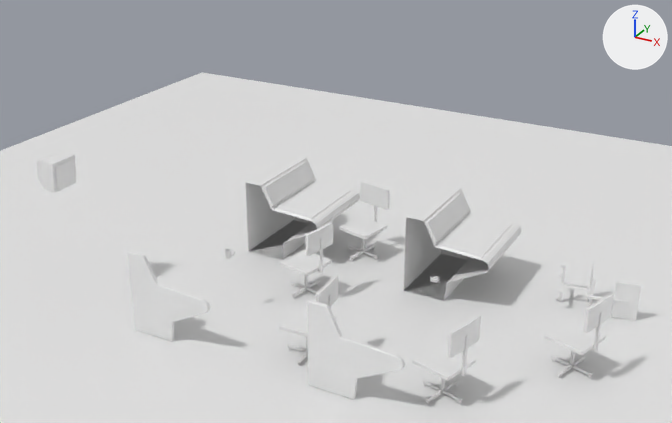
The COLLADA model Blocking/World/World1Blocking/World1Blocking.dae: old version first, new version second.
Rendered twice from a camera (50 mm lens) standing at (6.24, -11.41, 7.21) and looking at (0.03, -0.12, 1.57). Lighting does not change. The marker at upper right points along +X, +Y and +Z. Where no turn or scale is listed for an object, it has been applied to the vertices.

Before the edit, the objects in view are built like this:
```python
me_monitorblocking_mesh = bpy.data.meshes.new('MonitorBlocking_Mesh')
me_monitorblocking_mesh.from_pydata(...)  # 96 vertices, 94 faces; spans x -0.298..0.175, y -0.242..0.242, z -0.253..0.247
me_terminalblocking_large_mesh_003 = bpy.data.meshes.new('TerminalBlocking_Large_Mesh.003')
me_terminalblocking_large_mesh_003.from_pydata(...)  # 36 vertices, 26 faces; spans x 0.0..1.4, y -0.75..0.75, z 0.0..1.3
me_terminalblocking_large_mesh_004 = bpy.data.meshes.new('TerminalBlocking_Large_Mesh.004')
me_terminalblocking_large_mesh_004.from_pydata(...)  # 36 vertices, 26 faces; spans x 0.0..1.4, y -0.75..0.75, z 0.0..1.3
ob_monitorblocking_proxy = bpy.data.objects.new('MonitorBlocking_proxy', me_monitorblocking_mesh)
ob_monitorblocking_proxy.location = (-4.0, -1.7, 2.0)
ob_terminalblocking_large_proxy_004 = bpy.data.objects.new('TerminalBlocking_Large_proxy.004', me_terminalblocking_large_mesh_003)
ob_terminalblocking_large_proxy_004.location = (-2.2, 1.5, 0.0)
ob_terminalblocking_large_proxy_005 = bpy.data.objects.new('TerminalBlocking_Large_proxy.005', me_terminalblocking_large_mesh_004)
ob_terminalblocking_large_proxy_005.location = (0.8, 1.5, 0.0)
# also in view: 'TerminalBlocking_LeftEndCap_proxy.001' at (-1.5, -2.28, 0.65); 'ChairBlocking_proxy.002' at (0.43, -1.64, 0.6); 'ChairBlocking_proxy.004' at (3.82, -0.21, 0.6); 'Floor' at (0.0, 0.0, 0.0); 'ChairBlocking_proxy.001' at (-0.37, 1.61, 0.6)
```
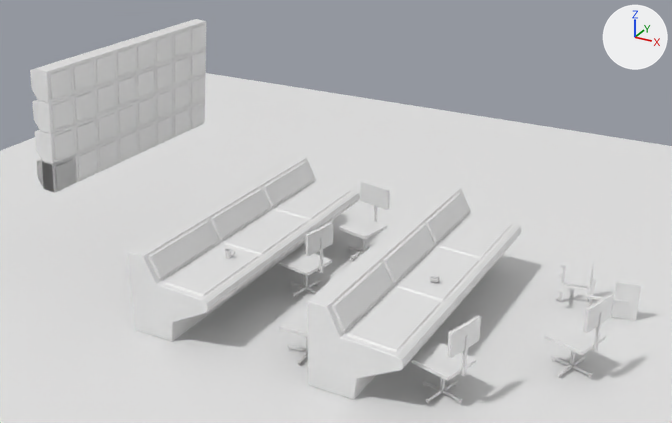
Changed parts and their boxes (x1, y1, x2, y2) in the pictures (672 x 423 px):
```json
{"object": "MonitorBlocking_proxy.001", "change": "added", "after": [30, 19, 206, 192]}
{"object": "TerminalBlocking_Large_proxy.005", "change": "reshaped", "before": [404, 185, 521, 301], "after": [309, 185, 521, 397], "on screen": "81% wider, 82% taller"}
{"object": "TerminalBlocking_Large_proxy.004", "change": "reshaped", "before": [246, 156, 359, 260], "after": [129, 156, 359, 340], "on screen": "103% wider, 76% taller"}
{"part": 1, "of": "me_terminalblocking_large_mesh_003", "change": "added", "after": [129, 183, 317, 340]}
{"part": 2, "of": "me_terminalblocking_large_mesh_004", "change": "added", "after": [309, 217, 489, 397]}
```

Edits to the scene script, one JSON object a line:
```json
{"block": "me_terminalblocking_large_mesh_003", "where": "# used by ob_terminalblocking_large_proxy_004; location = (-2.2, 1.5, 0.0)"}
{"op": "remove", "block": "me_terminalblocking_large_mesh_003", "code": "me_terminalblocking_large_mesh_003.from_pydata(...)  # 36 vertices, 26 faces; spans x 0.0..1.4, y -0.75..0.75, z 0.0..1.3"}
{"op": "add", "block": "me_terminalblocking_large_mesh_003", "code": "me_terminalblocking_large_mesh_003.from_pydata(...)  # 88 vertices, 78 faces; spans x 0.0..1.4, y -3.75..0.75, z 0.0..1.3"}
{"block": "me_terminalblocking_large_mesh_003", "change": "me_terminalblocking_large_mesh_003 part 1"}
{"block": "me_terminalblocking_large_mesh_003", "change": "16 vertices are added at x 0.31..1.26, y -3.72..-2.19, z 0.86..1.27"}
{"block": "me_terminalblocking_large_mesh_003", "change": "10 new vertices lie (0.0, -1.5, 0.0) away from vertices in x 0.0..1.4, y -0.75, z 0.0..1.3"}
{"block": "me_terminalblocking_large_mesh_003", "change": "10 new vertices lie (0.0, -1.5, 0.0) away from vertices in x 0.0..1.4, y -2.25, z 0.0..1.3"}
{"block": "me_terminalblocking_large_mesh_003", "change": "8 new vertices lie (0.0, 1.44, 0.0) away from vertices in x 0.31..1.26, y -3.72..-2.22, z 0.86..1.27"}
{"block": "me_terminalblocking_large_mesh_003", "change": "8 new vertices lie (0.0, 1.38, 0.0) away from vertices in x 0.35..1.25, y -3.69..-2.19, z 0.88..1.26"}
{"block": "me_terminalblocking_large_mesh_003", "change": "52 new faces join them"}
{"block": "me_terminalblocking_large_mesh_004", "where": "# used by ob_terminalblocking_large_proxy_005; location = (0.8, 1.5, 0.0)"}
{"op": "remove", "block": "me_terminalblocking_large_mesh_004", "code": "me_terminalblocking_large_mesh_004.from_pydata(...)  # 36 vertices, 26 faces; spans x 0.0..1.4, y -0.75..0.75, z 0.0..1.3"}
{"op": "add", "block": "me_terminalblocking_large_mesh_004", "code": "me_terminalblocking_large_mesh_004.from_pydata(...)  # 88 vertices, 78 faces; spans x 0.0..1.4, y -3.75..0.75, z 0.0..1.3"}
{"block": "me_terminalblocking_large_mesh_004", "change": "me_terminalblocking_large_mesh_004 part 2"}
{"block": "me_terminalblocking_large_mesh_004", "change": "16 vertices are added at x 0.31..1.26, y -3.72..-2.19, z 0.86..1.27"}
{"block": "me_terminalblocking_large_mesh_004", "change": "10 new vertices lie (0.0, -1.5, 0.0) away from vertices in x 0.0..1.4, y -0.75, z 0.0..1.3"}
{"block": "me_terminalblocking_large_mesh_004", "change": "10 new vertices lie (0.0, -1.5, 0.0) away from vertices in x 0.0..1.4, y -2.25, z 0.0..1.3"}
{"block": "me_terminalblocking_large_mesh_004", "change": "8 new vertices lie (0.0, 1.44, 0.0) away from vertices in x 0.31..1.26, y -3.72..-2.22, z 0.86..1.27"}
{"block": "me_terminalblocking_large_mesh_004", "change": "8 new vertices lie (0.0, 1.38, 0.0) away from vertices in x 0.35..1.25, y -3.69..-2.19, z 0.88..1.26"}
{"block": "me_terminalblocking_large_mesh_004", "change": "52 new faces join them"}
{"op": "add", "block": "me_monitorblocking_mesh_001", "code": ["me_monitorblocking_mesh_001 = bpy.data.meshes.new('MonitorBlocking_Mesh.001')", "me_monitorblocking_mesh_001.from_pydata(...)  # 2992 vertices, 2988 faces; spans x -0.3..0.3, y -0.24..3.63, z -0.25..1.69"]}
{"op": "add", "block": "ob_monitorblocking_proxy_001", "code": ["ob_monitorblocking_proxy_001 = bpy.data.objects.new('MonitorBlocking_proxy.001', me_monitorblocking_mesh_001)", "ob_monitorblocking_proxy_001.location = (-4.0, -1.7, 2.0)"]}
```
